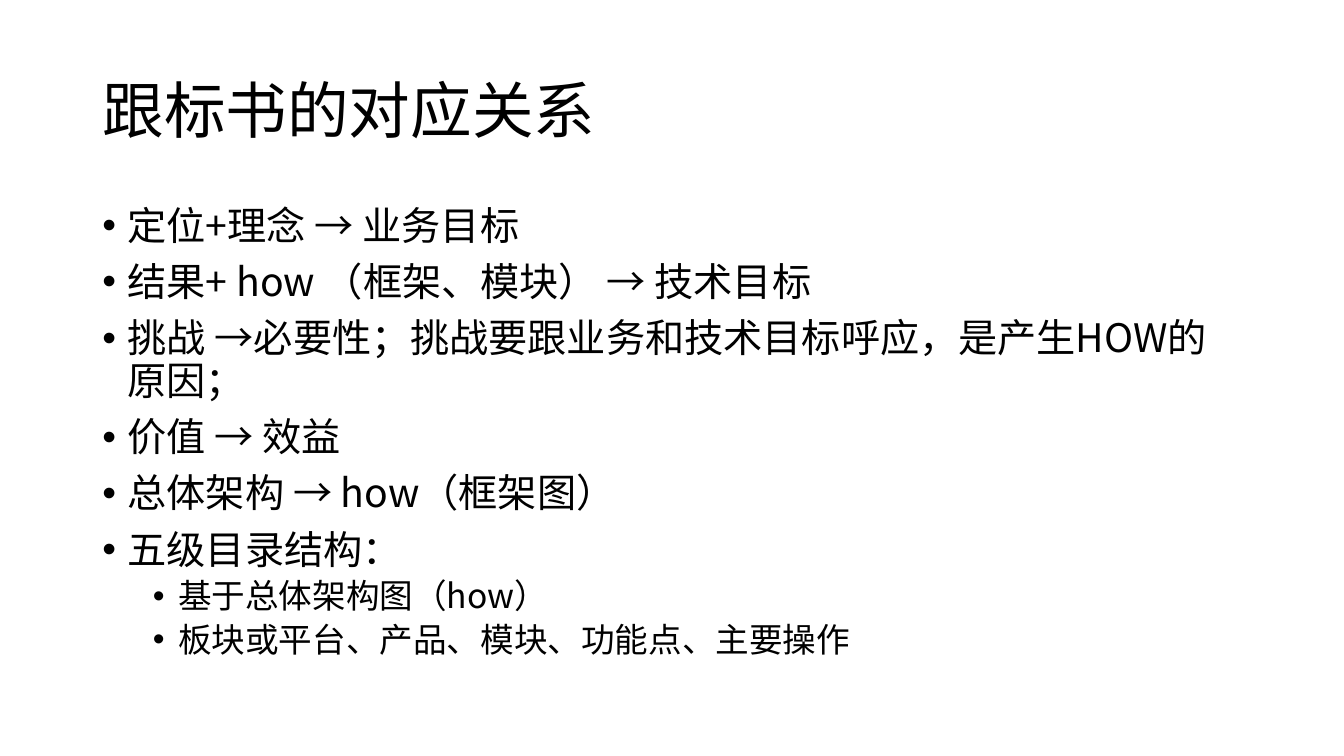
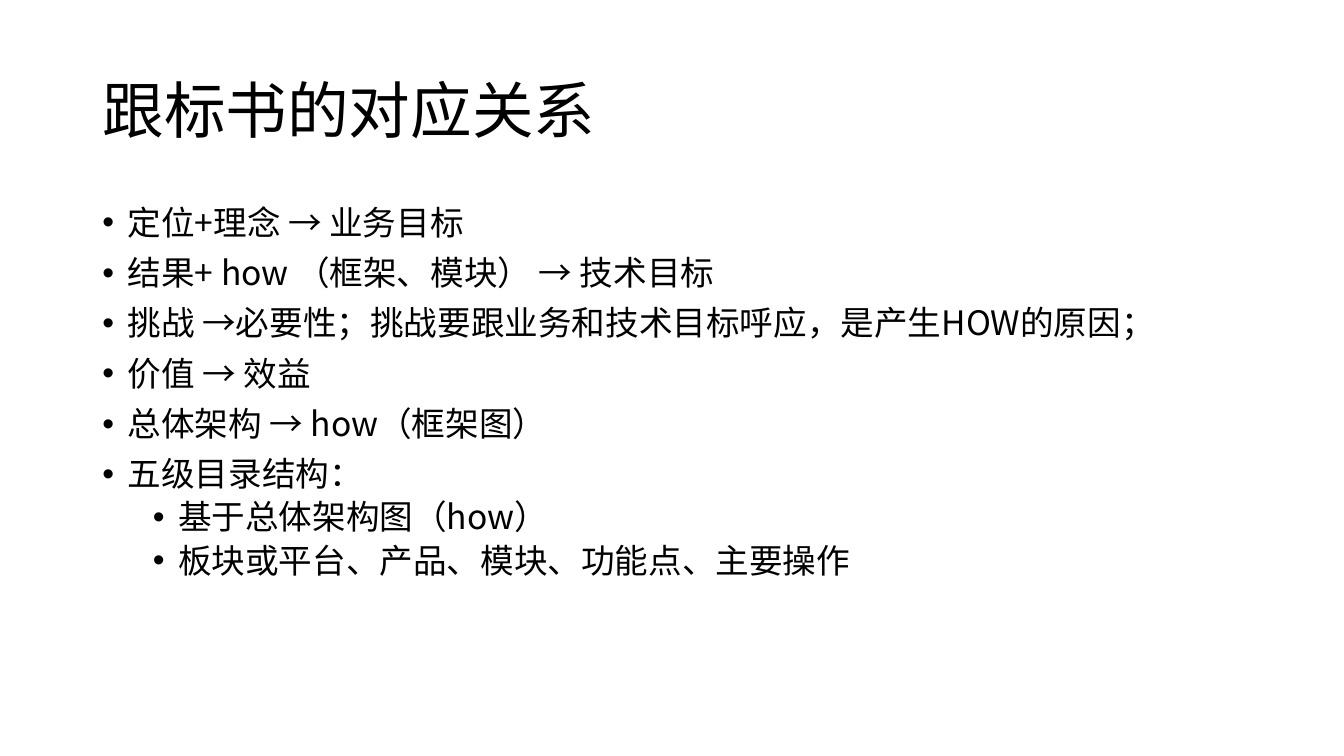
Before and after one commit to hei77/yuzheng-student, a slide deck: slide 6 of static/articles/0-0-what-why-how-why方法论.pptx (slide 5 before the commit). Drawn at 1344x756 pixels with LibreOffice and Linux fonts; fonts in the diff are those of the drawing. Boxes give left, top, right and bottom in pixels: in the first picture for what was removed or moved away, otherwise in the second. Text is boxed around its words. In the diff, an @@ line names an element or a change of style, - is before the commit and + after.

```diff
--- a/static/articles/0-0-what-why-how-why方法论.pptx
+++ b/static/articles/0-0-what-why-how-why方法论.pptx
@@ text at <box>128,206,1154,489</box>: size 28 to 24 pt in "定位+理念 → 业务目标", "结果+ how （框架、模块） → 技术目标", "挑战 →必要性；挑战要跟业务和技术目标呼应，是产生HOW的原因；", "价值 → 效益" and 2 more places @@
```
Also in this commit, not shown: 1 other slide changed, 1 slide added.
